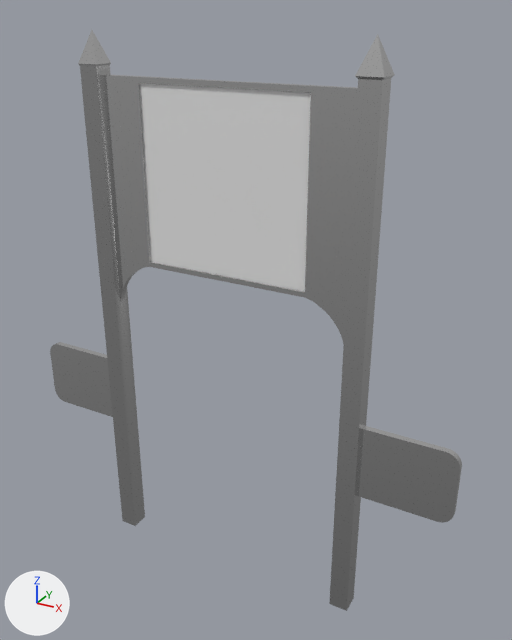
An edit to the glTF model overteIssuesTower/models/GATE.glb, drawn before and after from the same camera.
The view is the same before and after, from a camera (50 mm lens) standing at (7.21, -7.62, 6.01) and looking at (3.79, -1.4, 2.9). The axes (+X, +Y, +Z) are drawn at lower left. The lights are the same throughout. Vertices at the same position are counted once.

Names of what the first picture shows: 'GATE'.
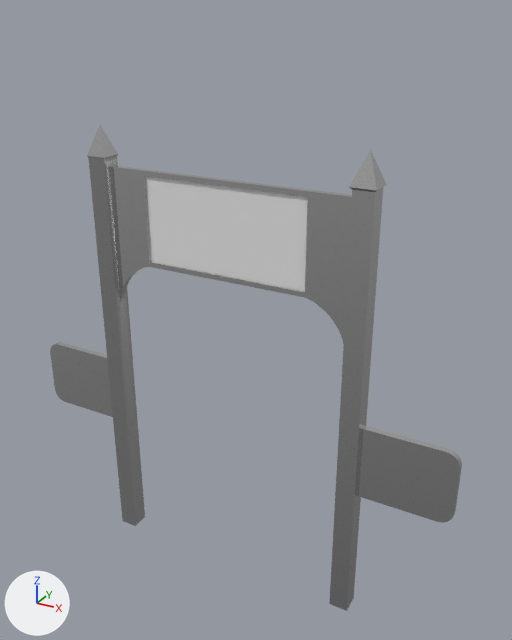
Pixel boxes (x1, y1, x2, y2) of what changed, in the pictures (512 x 640 px; the box of a moved part takes in the faces that stretch with it):
'GATE', reshaped (16% shorter): before (50, 30, 462, 611); after (50, 125, 462, 611)
part 1 of me_cube_001, moved or reshaped: before (78, 30, 395, 204); after (87, 125, 387, 204)

The edits, one by one:
me_cube_001 has 170 vertices, 336 faces and spans x 0.89..6.19, y -1.75..-1.49, z -0.34..5.82.
me_cube_001 is used by ob_gate; location (0.0, 0.0, 0.0).
me_cube_001 part 1: all 26 vertices in x 1.9..5.18, y -1.75..-1.49, z 5.33..5.82 are moved by (0.0, 0.0, -0.93).
